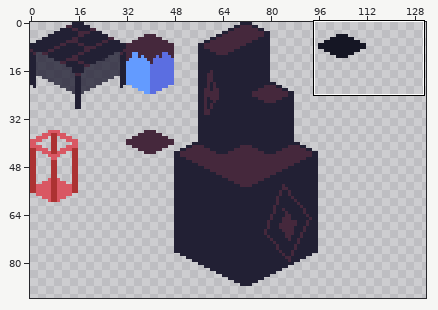
Edited in one commit: sprite sheet (Tileset/Isometic Tiles Testing.png). Above, an overview of the earlier version with the close-up marked.
Close-up. Old version:
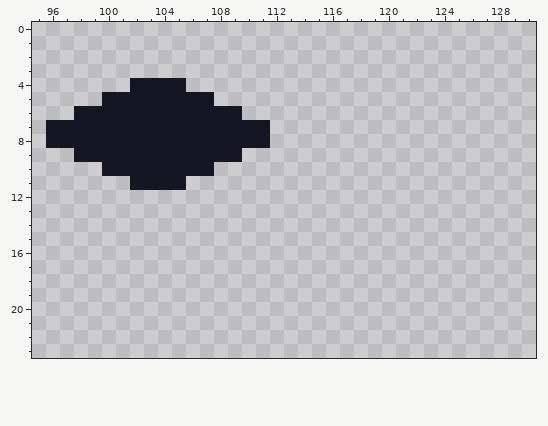
The file is 256x256 pixels. Colours within 5 levels of each other are drawn and written as one. Shown: x 95..130, y 0..23. The wide view leaves out empty margins.
After:
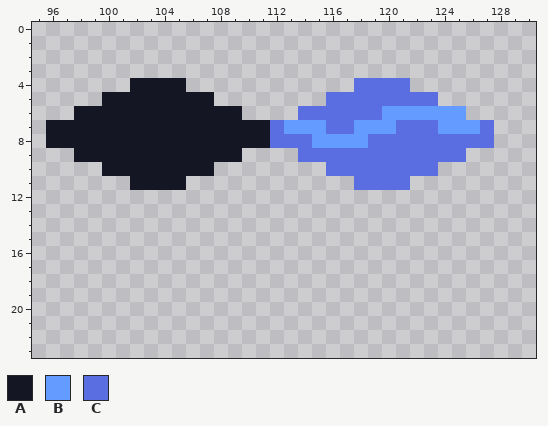
Palette (. is transparent): A #151624  B #639bff  C #5b6ee1
Change:
There is now colour B in row 6 at x 120 to 125; in row 7 at x 113 to 115, 118 to 120 and 124 to 126; in row 8 at x 115 to 118.
There is now colour C in row 4 at x 118 to 121; in row 5 at x 116 to 123; in row 6 at x 114 to 119; in row 7 at x 112, 116 to 117, 121 to 123 and 127; in row 8 at x 112 to 114 and 119 to 127; in row 9 at x 114 to 125.
There is now colour C in row 10 at x 116 to 123; in row 11 at x 118 to 121.
Where, in picture pixels (left, top, right, bottom), the same in both close-ups:
added: (270, 78, 494, 190)
